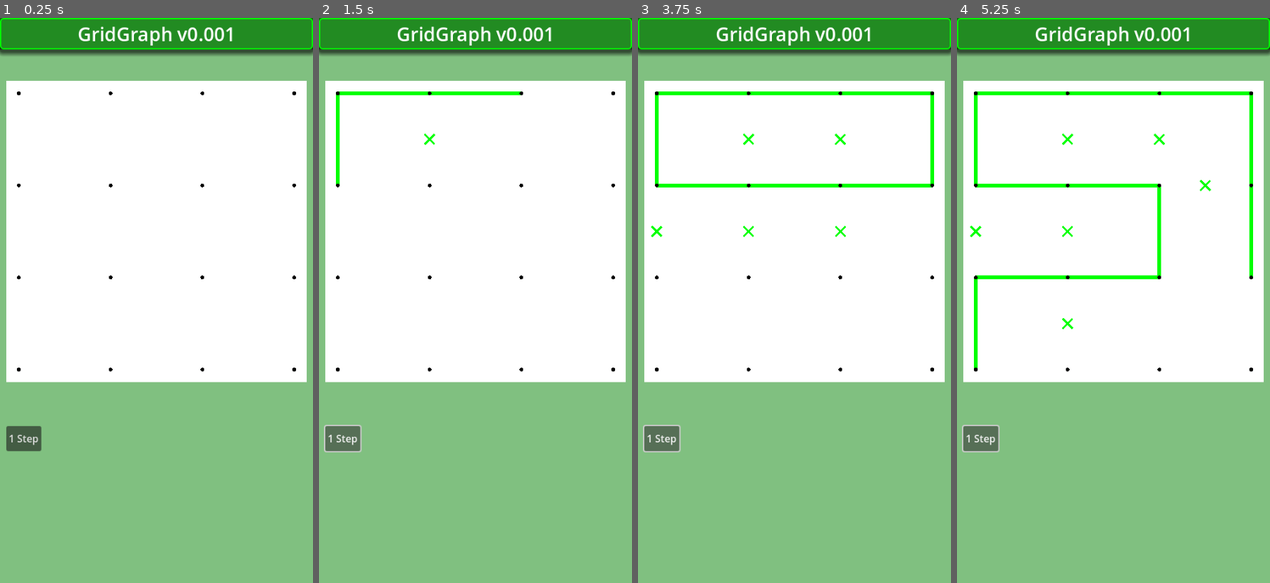
Above: before the commit, frames 1-4 (left to right).
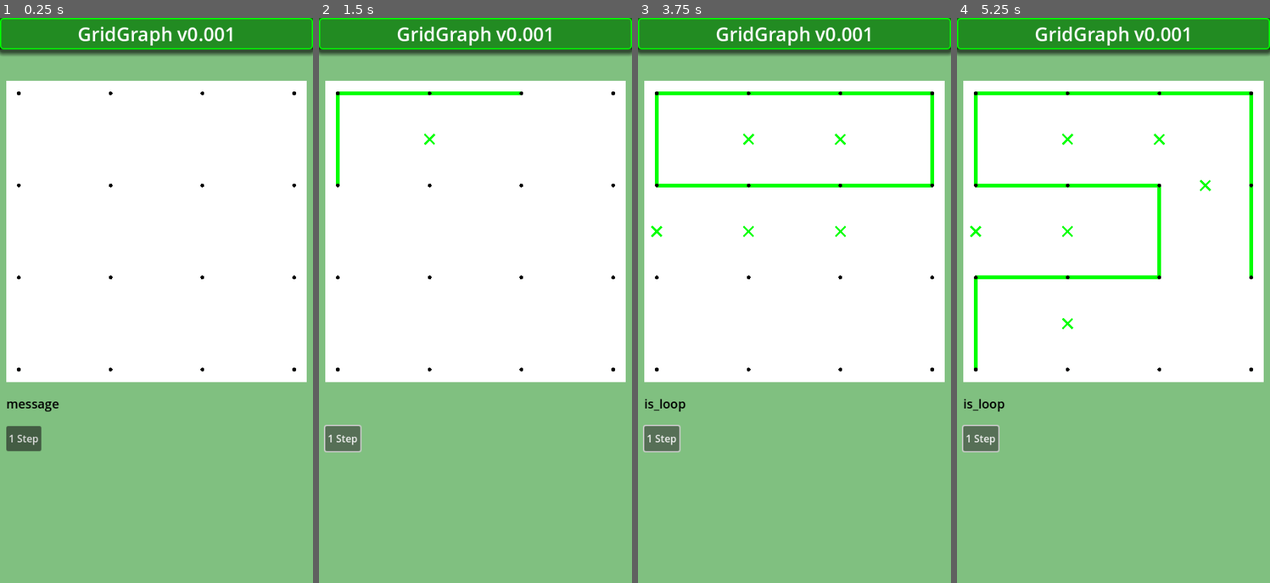
Above: after the commit, the same moments.

Repository: vivisuke/GridGraph
Game: Godot game, scene res://main.tscn
The game is run twice, just before and just after one commit, with the same random seed, the same clock (stepped at 60 frames per second) and the same inputs.
Inputs:
- Up to frame 1 (0.25 s): no input
- Up to frame 2 (1.5 s): click "1 Step" at 0.5 s; click "1 Step" at 1.25 s
- Up to frame 3 (3.75 s): click "1 Step" at 2 s; tap Enter at 2.75 s; tap Space at 3.5 s
- Up to frame 4 (5.25 s): tap Enter at 4.25 s; tap Space at 5 s

The runs differ from the first frame. In frame 1, 0.2% of the frame differs, in the area x 2-19%, y 67-70%; in frame 2, nothing differs; in frame 3, 0.1%; in frame 4, 0.1%.

Commit message:
0025 ◎ C 03/22 03/22 0.001│ToDo│ループが出来た場合は、その旨のメッセージを MessLabel に表示

Diff:
--- a/GridGraph/main.tscn
+++ b/GridGraph/main.tscn
@@ -52,4 +52,13 @@
 layout_mode = 2
 text = "1 Step"
 
+[node name="MessLabel" type="Label" parent="."]
+offset_left = 10.0
+offset_top = 600.0
+offset_right = 490.0
+offset_bottom = 640.0
+theme_override_colors/font_color = Color(0, 0, 0, 1)
+theme_override_font_sizes/font_size = 20
+text = "message"
+
 [connection signal="pressed" from="HBC1/Step1Button" to="." method="_on_step_1_button_pressed"]
--- a/GridGraph/scripts/Board.gd
+++ b/GridGraph/scripts/Board.gd
@@ -32,6 +32,7 @@
 var ul_count = []		# セル周囲非連結エッジ数
 var dir_order = [LINK_UP, LINK_DOWN, LINK_LEFT, LINK_RIGHT]
 var n_end_pnt = 0		# 端点数
+var is_loop = false
 var solved = false		# 解探索成功
 var finished = false	# 探索終了
 var n_solved = 0		# 発見解数
@@ -198,6 +199,7 @@
 func find_all_loop_SBS():
 	if finished: return
 	n_step += 1
+	is_loop = false
 	if fwd:		# 末端に向かって探索中
 		sx += 1
 		if sx > N_HORZ:
@@ -240,6 +242,7 @@
 					make_v_unlink(ix)
 				if mate[ix] == 0 && mate[ix+1] == 0 && n_end_pnt == 0:	# 閉路
 					print("loop found.")
+					is_loop = true
 					sx += 1
 					fwd = false
 			elif v_link[ix] == EMPTY:
--- a/GridGraph/scripts/main.gd
+++ b/GridGraph/scripts/main.gd
@@ -90,5 +90,6 @@
 	bd.print_degree()
 	bd.print_count()
 	bd.print_mate()
+	$MessLabel.text = "is_loop" if bd.is_loop else ""
 	$Board/Grid.queue_redraw()
 	pass # Replace with function body.
Not shown, changed: GridGraph.spr
